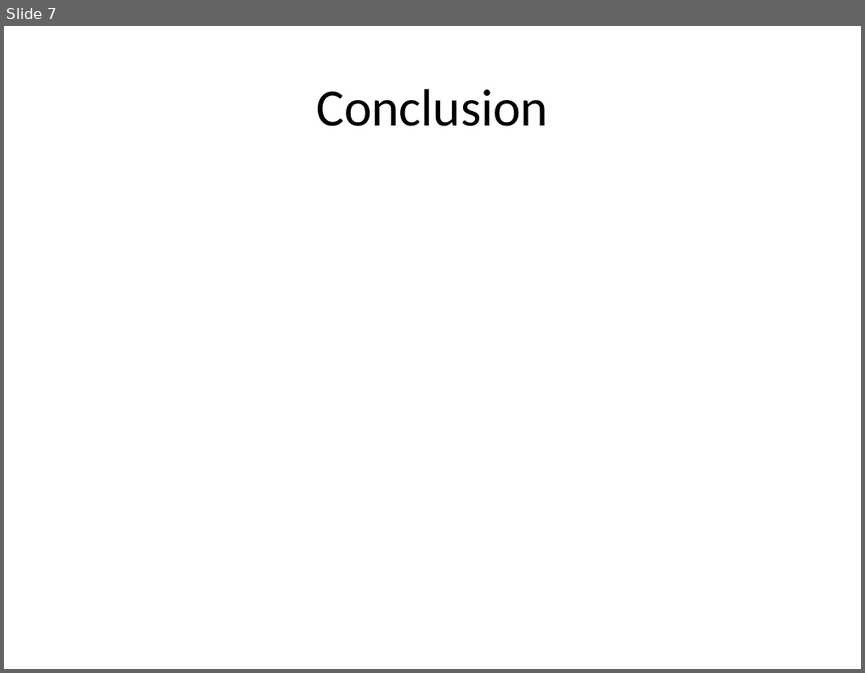
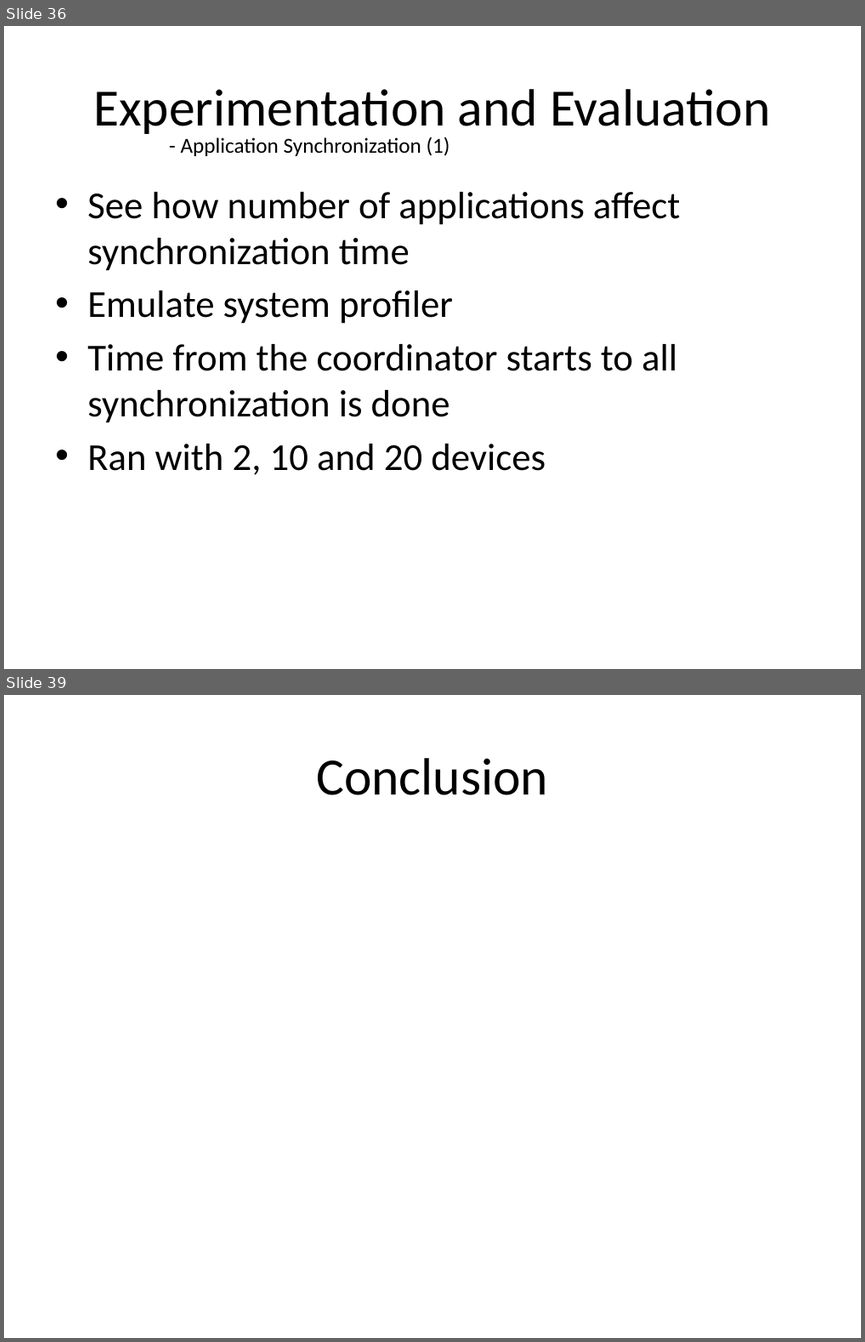
Before and after one commit to AndreasKi/Master, a slide deck: Documents/Presentation.pptx. Shown one above the other, each under a label of ours: slide 7 before the commit, slides 36 and 39 after it; the slides between them are not shown. The pictures are 865x673 and 865x1342 pixels, drawn with LibreOffice and Linux fonts; fonts in the diff are those of the drawing. Boxes give left, top, right and bottom in pixels: in the first picture for what was removed or moved away, otherwise in the second. Text is boxed around its words. In the diff, an @@ line names an element or a change of style, - is before the commit and + after.

```diff
--- a/Documents/Presentation.pptx
+++ b/Documents/Presentation.pptx
@@ slide 36 added at bbox=[4, 26, 861, 669], background #FFFFFF @@
@@ title added at bbox=[93, 89, 771, 138], 44 pt, text #000000 @@
+Experimentation and Evaluation
@@ text added at bbox=[181, 136, 450, 156], 18 pt, text #000000 @@
+- Application Synchronization (1)
@@ text added at bbox=[87, 192, 680, 475], 32 pt, text #000000 @@
+• See how number of applications affect synchronization time
+• Emulate system profiler
+• Time from the coordinator starts to all synchronization is done
+• Ran with 2, 10 and 20 devices
@@ what was slide 7 is now slide 39 @@
```
Also in this commit, not shown: 2 slides changed, 34 other slides added, 3 slides removed.
